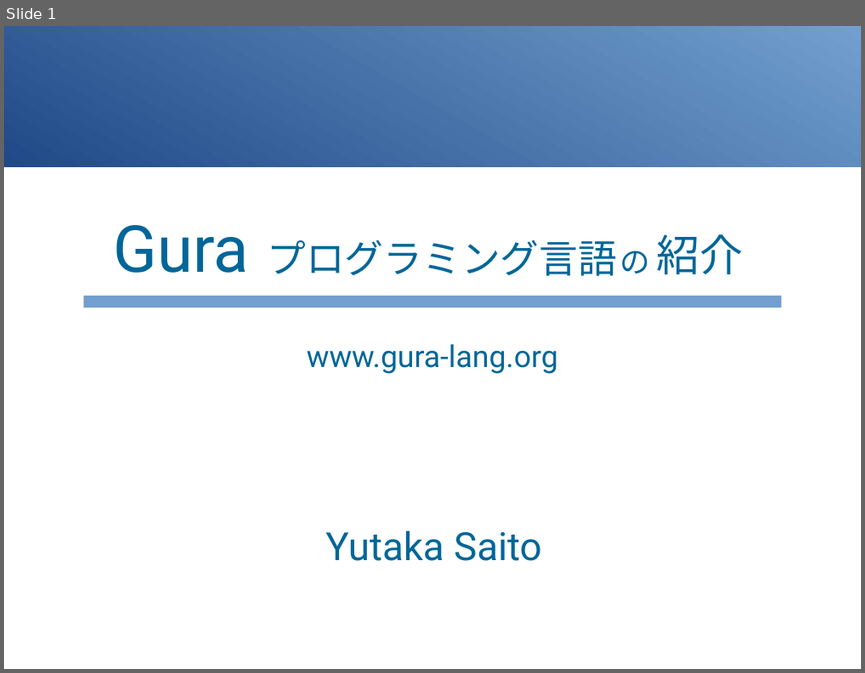
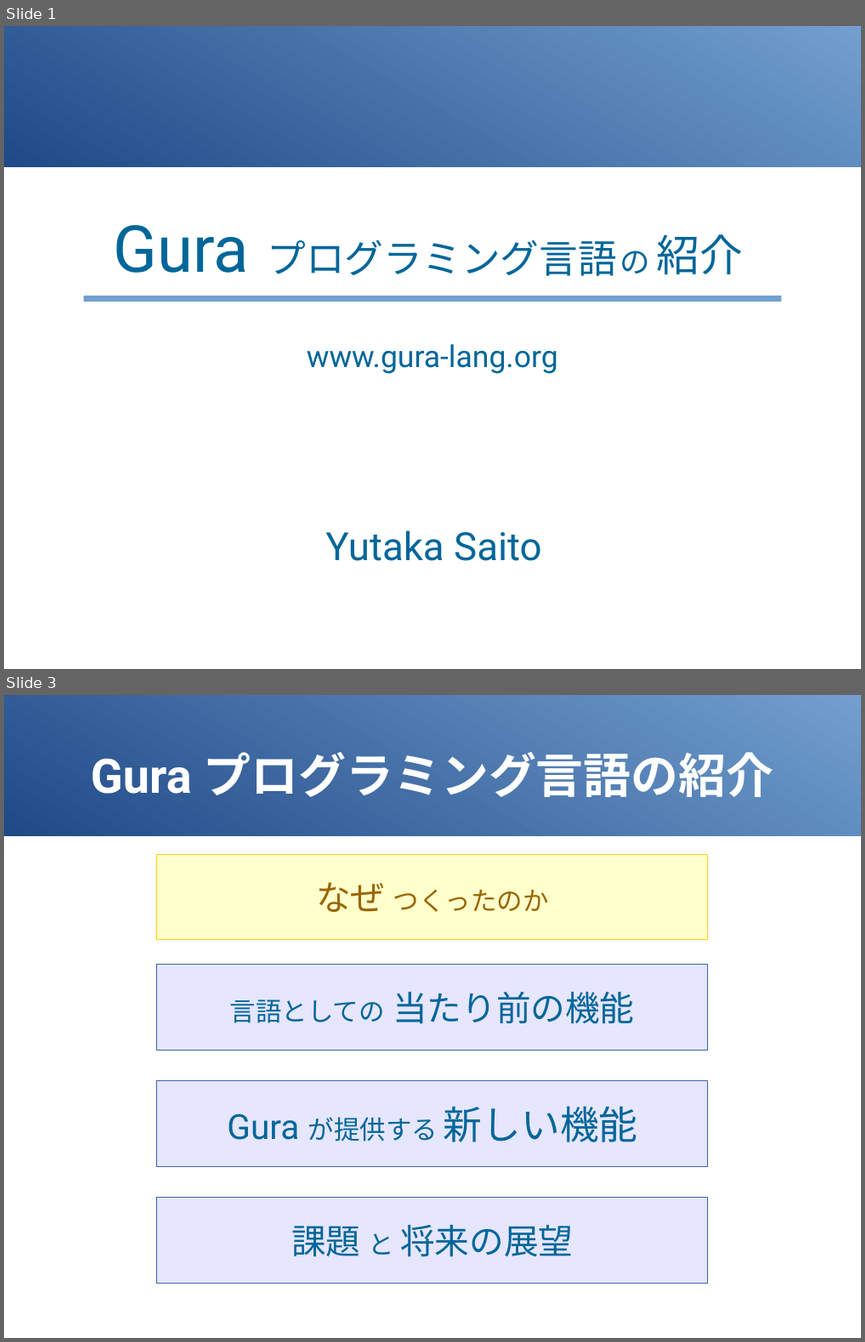
Before and after one commit to gura-lang/gura-doc, a slide deck: presentation/gura-introduction.odp. Shown one above the other, each under a label of ours: slide 1 before the commit, slides 1 and 3 after it; the slides between them are not shown. The pictures are 865x673 and 865x1342 pixels, drawn with LibreOffice and Linux fonts; fonts in the diff are those of the drawing. Boxes give left, top, right and bottom in pixels: in the first picture for what was removed or moved away, otherwise in the second. Text is boxed around its words. In the diff, an @@ line names an element or a change of style, - is before the commit and + after.

```diff
--- a/presentation/gura-introduction.odp
+++ b/presentation/gura-introduction.odp
@@ slide 3 added at box(4, 695, 861, 1338), background #FFFFFF; not listed: 1 template element that a slide beside it also shows @@
@@ title added at box(91, 752, 773, 797), 44 pt, text #FFFFFF, bold @@
+Gura プログラミング言語の紹介
@@ rectangle added at box(157, 855, 709, 940), fill #FFFFCC, outline #FFD320 0.79 pt, 24 pt, text #996600 @@
+なぜ つくったのか
@@ rectangle added at box(157, 964, 709, 1049), fill #E6E6FF, outline #3465A4 0.79 pt, 32 pt, text #006699 @@
+言語としての 当たり前の機能
@@ rectangle added at box(157, 1081, 709, 1166), fill #E6E6FF, outline #3465A4 0.79 pt, 24 pt, text #006699 @@
+Gura が提供する 新しい機能
@@ rectangle added at box(157, 1197, 709, 1283), fill #E6E6FF, outline #3465A4 0.79 pt, 32 pt, text #006699 @@
+課題 と 将来の展望
@@ slide 1 changed as well @@
@@ rectangle: place and size @@
-rectangle at box(83, 295, 782, 307)
+rectangle at box(83, 295, 782, 301)
```
Also in this commit, not shown: 1 other slide changed, 5 other slides added, 2 slides removed, 1 other file.
